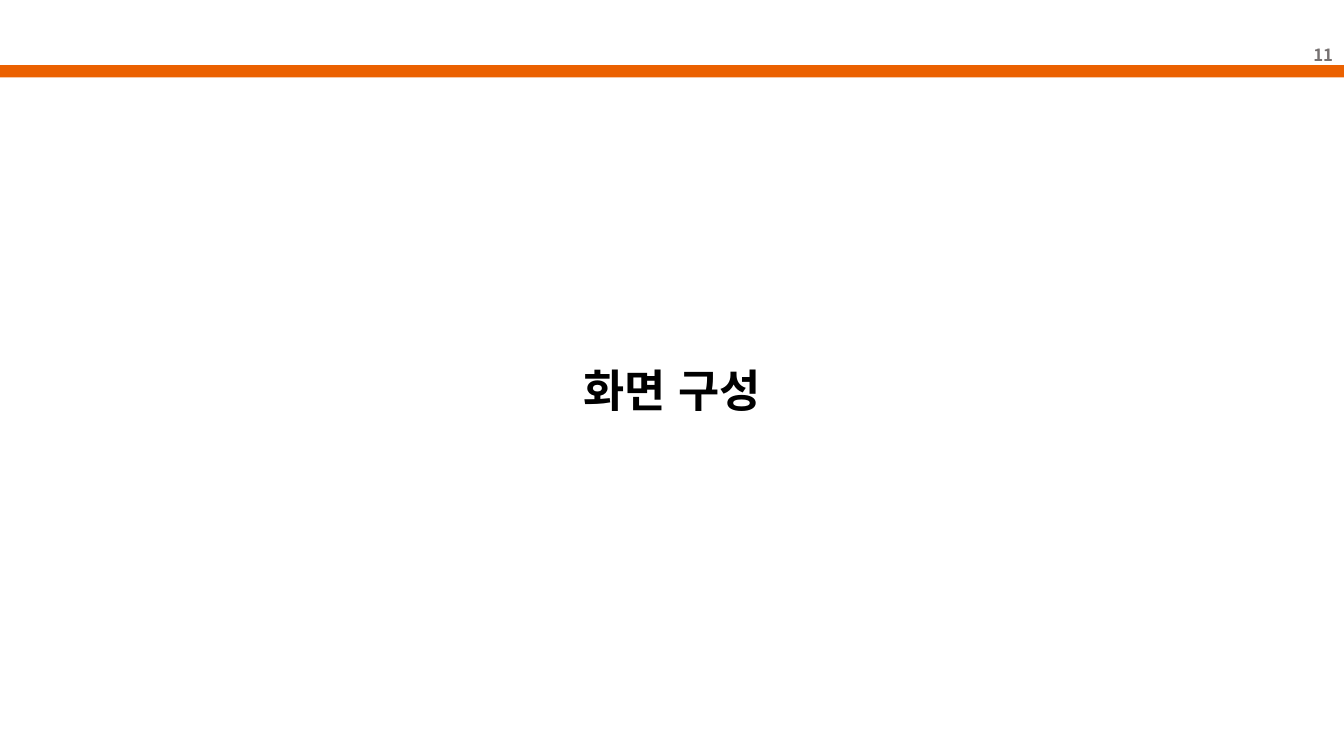
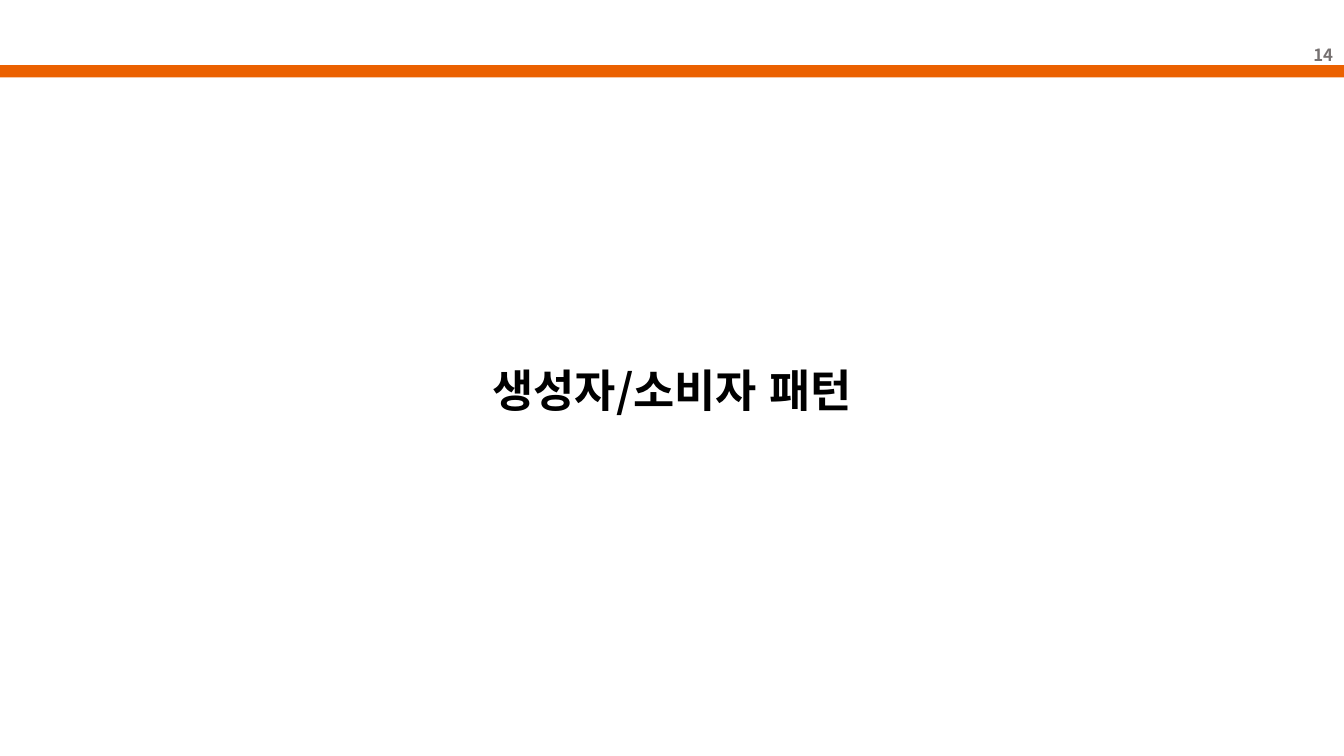
Before and after one commit to lee-jonggu/Oracle-DB, a slide deck: slide 14 of 3차 미니 프로젝트_이종구.pptx (slide 11 before the commit). Drawn at 1344x756 pixels with LibreOffice and Linux fonts; fonts in the diff are those of the drawing; background and template pictures are left out. Boxes give left, top, right and bottom in pixels: in the first picture for what was removed or moved away, otherwise in the second. Text is boxed around its words. In the diff, an @@ line names an element or a change of style, - is before the commit and + after.

```diff
--- a/3차 미니 프로젝트_이종구.pptx
+++ b/3차 미니 프로젝트_이종구.pptx
@@ page number at [1313,48,1333,66]: text changed @@
-11
+14
@@ text at [492,369,852,415]: text changed @@
-화면 구성
+생성자/소비자 패턴
```
Also in this commit, not shown: 2 other slides changed, 5 slides added, 1 slide removed.
